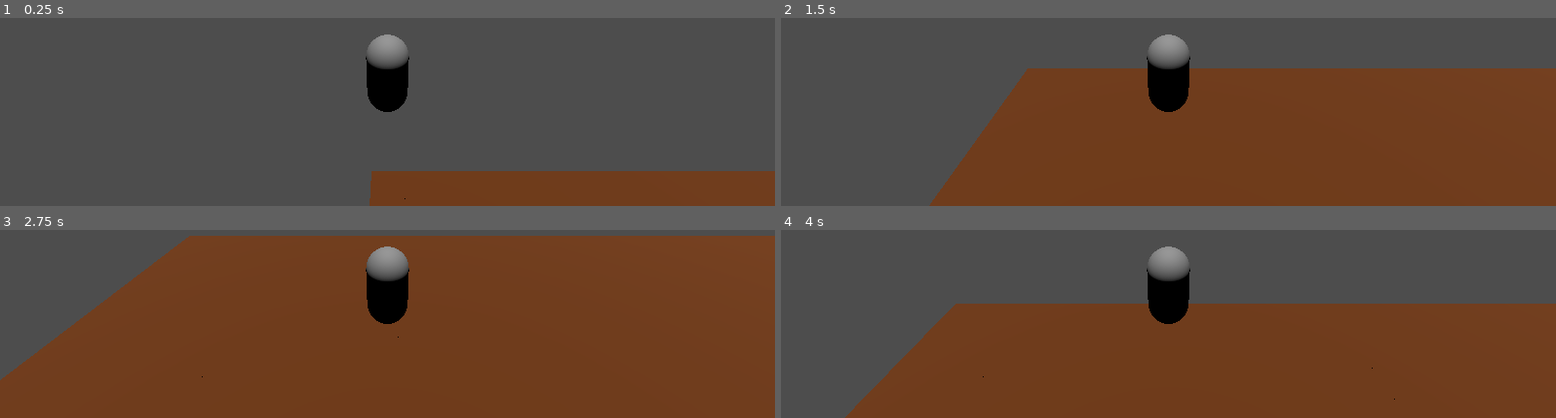
Above: before the commit, frames 1-4 (two rows, left to right).
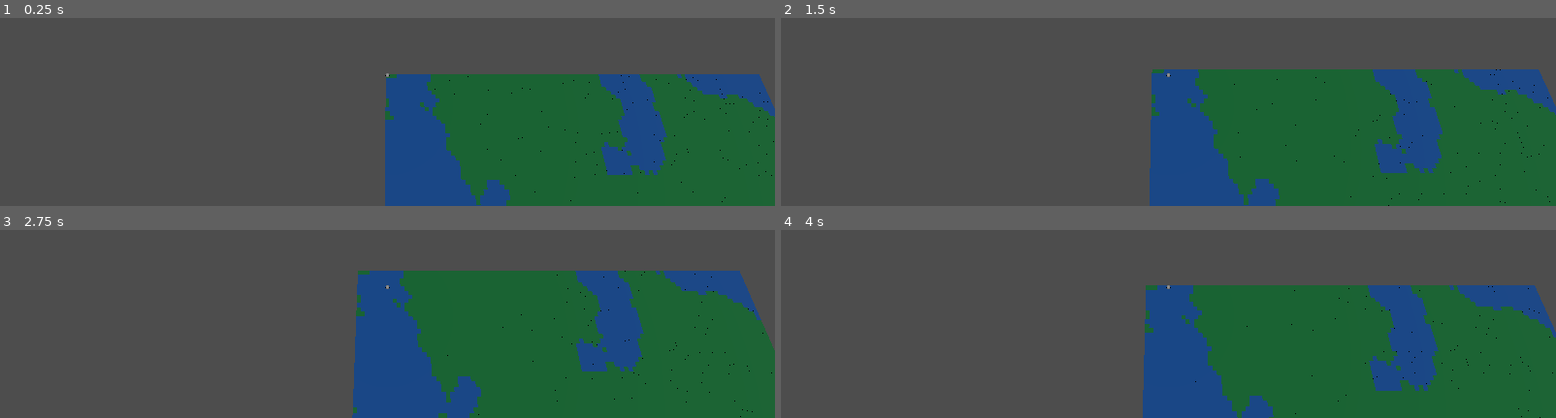
Above: after the commit, the same moments.

Repository: AlbinHorlaville/open-world-lego
Game: Godot game, scene res://levels/main.tscn
The game is run twice, just before and just after one commit, with the same random seed, the same clock (stepped at 60 frames per second) and the same inputs.
Inputs:
- Up to frame 1 (0.25 s): no input
- Up to frame 2 (1.5 s): tap Enter (ui_accept) at 0.5, 0.77 s; hold Right (ui_right) 0.53-1.28 s; hold Down (ui_down) from 1.28 s (still down)
- Up to frame 3 (2.75 s): tap Enter (ui_accept) at 1.52 s; release Down (ui_down) at 2.03 s; hold Right (ui_right) from 2.03 s (still down)
- Up to frame 4 (4 s): release Right (ui_right) at 2.78 s; hold Up (ui_up) 2.78-3.53 s; tap Enter (ui_accept) at 3.02, 3.77 s; hold Left (ui_left) from 3.53 s (still down)

The runs differ from the first frame. In frame 1, 37% of the frame differs, in the area x 47-100%, y 8-100%; in frame 2, 55%; in frame 3, 87%, in the area x 0-100%, y 3-100%; in frame 4, 57%.

Commit message:
MapProcedural with perlin noise

Diff:
--- /dev/null
+++ b/OpenWorldLego/blocks/dirt.gd
@@ -0,0 +1,11 @@
+extends StaticBody3D
+
+func changeMaterial(mat:Material)->void:
+	# Instanciate a new MeshInstance3D
+	var mesh_inst = MeshInstance3D.new()
+	# Instanciate it BoxMesh
+	mesh_inst.mesh = BoxMesh.new()
+	# Assign the material
+	mesh_inst.set_surface_override_material(0, mat)
+	# Add to the tree
+	add_child(mesh_inst)
--- a/OpenWorldLego/blocks/dirt.tscn
+++ b/OpenWorldLego/blocks/dirt.tscn
@@ -1,18 +1,15 @@
 [gd_scene load_steps=4 format=3 uid="uid://dkm25wxado0qi"]
+
+[ext_resource type="Script" path="res://blocks/dirt.gd" id="1_86a72"]
+
+[sub_resource type="PhysicsMaterial" id="PhysicsMaterial_5l8rk"]
+bounce = 0.5
 
 [sub_resource type="BoxShape3D" id="BoxShape3D_6vu28"]
 
-[sub_resource type="StandardMaterial3D" id="StandardMaterial3D_vx2cw"]
-albedo_color = Color(0.419608, 0.203922, 0, 1)
-
-[sub_resource type="BoxMesh" id="BoxMesh_5umow"]
-material = SubResource("StandardMaterial3D_vx2cw")
-
 [node name="Dirt" type="StaticBody3D"]
+physics_material_override = SubResource("PhysicsMaterial_5l8rk")
+script = ExtResource("1_86a72")
 
 [node name="CollisionShape3D" type="CollisionShape3D" parent="."]
 shape = SubResource("BoxShape3D_6vu28")
-
-[node name="MeshInstance3D" type="MeshInstance3D" parent="."]
-mesh = SubResource("BoxMesh_5umow")
-skeleton = NodePath("../CollisionShape3D")
--- a/OpenWorldLego/levels/main.gd
+++ b/OpenWorldLego/levels/main.gd
@@ -2,12 +2,23 @@
 
 @export var dirt_scene: PackedScene
 @export var limit_map: Vector3
+@export var perlin_noise: Noise
+@export var color_dirt: Material
+@export var color_water: Material
 
 # Called when the node enters the scene tree for the first time.
 func _ready() -> void:
+	perlin_noise.seed = randi()
 	for i in range(limit_map.x):
 		for j in range(limit_map.z):
 			var dirt = dirt_scene.instantiate()
+			generateGround(dirt, i, j)
 			dirt.position = Vector3(i, 0, j)
 			add_child(dirt)
-	print(self.get_path())
+
+func generateGround(block:Node, x, y) -> void:
+	var currentPN = perlin_noise.get_noise_2d(x, y)
+	if currentPN > -0.1:
+		block.changeMaterial(color_dirt)
+	else:
+		block.changeMaterial(color_water)
--- a/OpenWorldLego/levels/main.tscn
+++ b/OpenWorldLego/levels/main.tscn
@@ -1,13 +1,26 @@
-[gd_scene load_steps=4 format=3 uid="uid://dfhcgfhwneaq4"]
+[gd_scene load_steps=7 format=3 uid="uid://dfhcgfhwneaq4"]
 
 [ext_resource type="Script" path="res://levels/main.gd" id="1_1c0l0"]
 [ext_resource type="PackedScene" uid="uid://bcrxb66y5ubhl" path="res://actor/player.tscn" id="1_hphc1"]
 [ext_resource type="PackedScene" uid="uid://dkm25wxado0qi" path="res://blocks/dirt.tscn" id="2_h6mns"]
 
+[sub_resource type="FastNoiseLite" id="FastNoiseLite_4in38"]
+frequency = 0.025
+offset = Vector3(2.08167e-14, 2.08167e-14, 2.08167e-14)
+
+[sub_resource type="StandardMaterial3D" id="StandardMaterial3D_ydsef"]
+albedo_color = Color(0, 0.372549, 0.168627, 1)
+
+[sub_resource type="StandardMaterial3D" id="StandardMaterial3D_4oo4c"]
+albedo_color = Color(0, 0.254902, 0.513726, 1)
+
 [node name="Main" type="Node"]
 script = ExtResource("1_1c0l0")
 dirt_scene = ExtResource("2_h6mns")
 limit_map = Vector3(100, 100, 100)
+perlin_noise = SubResource("FastNoiseLite_4in38")
+color_dirt = SubResource("StandardMaterial3D_ydsef")
+color_water = SubResource("StandardMaterial3D_4oo4c")
 
 [node name="DirectionalLight3D" type="DirectionalLight3D" parent="."]
 transform = Transform3D(1, -6.97574e-16, -1.5246e-23, -1.5246e-23, -4.37114e-08, 1, -6.97574e-16, -1, -4.37114e-08, 2.08165e-12, 10, 2.08165e-12)
@@ -16,4 +29,4 @@
 transform = Transform3D(1, 0, 0, 0, 1, 0, 0, 0, 1, 2.08165e-12, 5, 2.08165e-12)
 
 [node name="Camera3D" type="Camera3D" parent="Player"]
-transform = Transform3D(1, 0, 0, 0, 0.926134, 0.377194, 0, -0.377194, 0.926134, 0, 4.47521, 5.55285)
+transform = Transform3D(1, 2.5137e-31, -6.17195e-31, 4.83973e-31, 0.362747, 0.931888, 4.58135e-31, -0.931888, 0.362747, 2.08165e-12, 75, 5.553)
